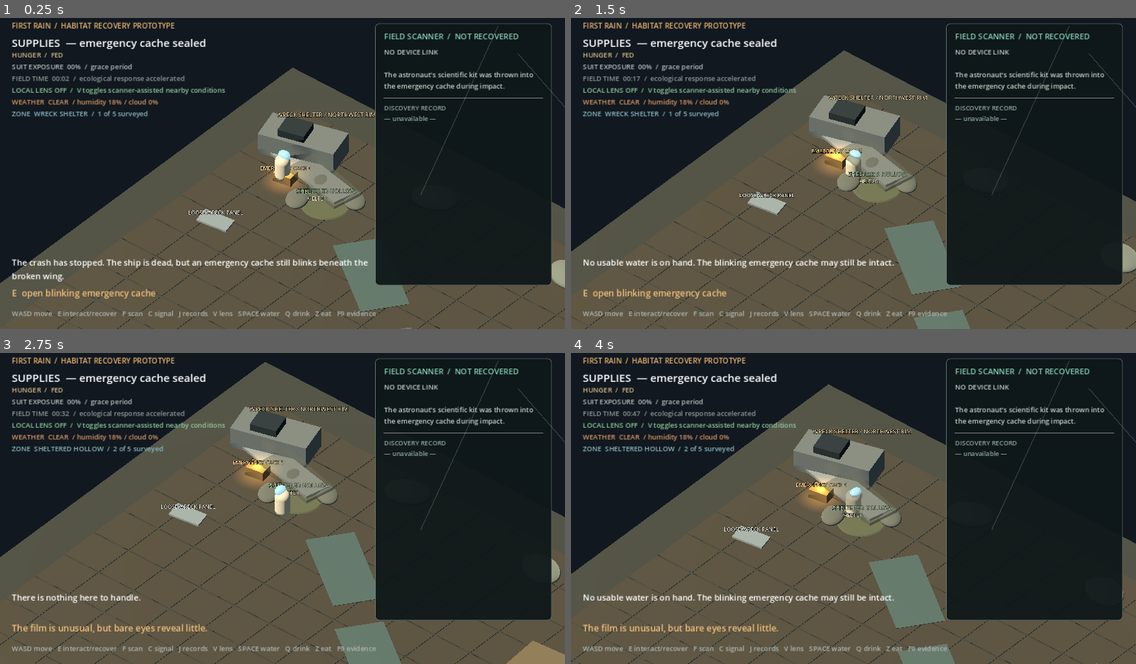
Above: before the commit, frames 1-4 (two rows, left to right).
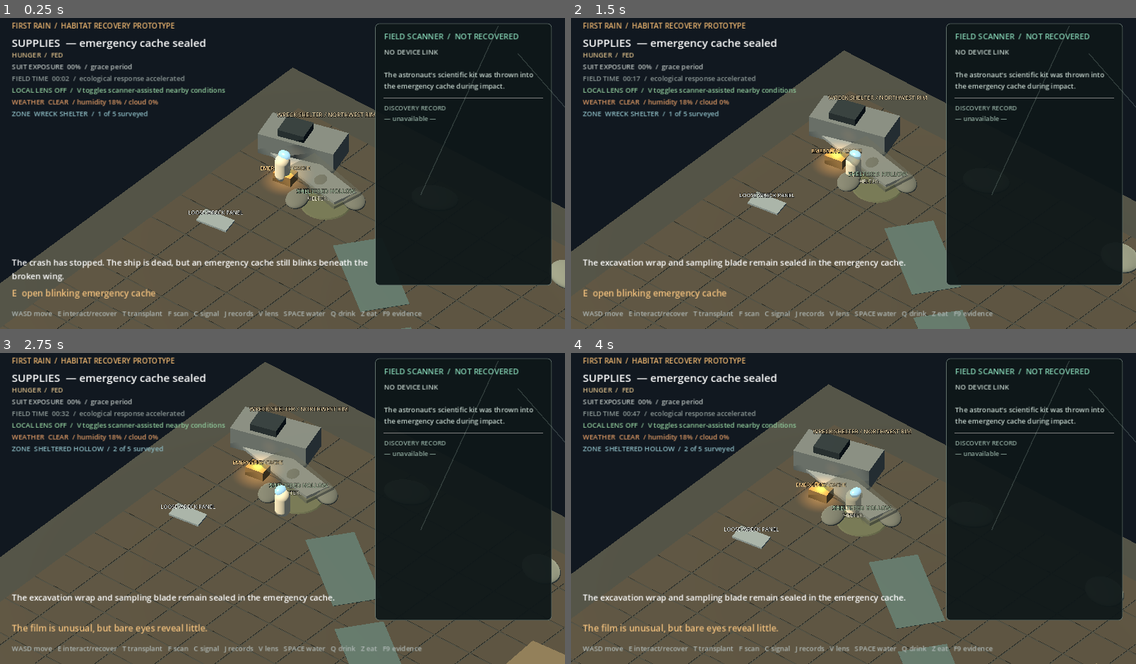
Above: after the commit, the same moments.

Repository: mmullen200/first-rain
Game: Godot game, scene res://main.tscn
The game is run twice, just before and just after one commit, with the same random seed, the same clock (stepped at 60 frames per second) and the same inputs.
Inputs:
- Up to frame 1 (0.25 s): no input
- Up to frame 2 (1.5 s): tap Enter at 0.5 s; hold D 0.53-1.28 s; tap T at 0.6, 1.35 s; tap Space at 0.77 s; hold S from 1.28 s (still down)
- Up to frame 3 (2.75 s): tap Space at 1.52 s; release S at 2.03 s; hold D from 2.03 s (still down); hold E from 2.03 s (still down); tap T at 2.3 s
- Up to frame 4 (4 s): release D at 2.78 s; release E at 2.78 s; hold W 2.78-3.53 s; tap F at 2.85 s; tap Space at 3.02, 3.77 s; tap T at 3.05, 3.8 s; hold A from 3.53 s (still down); tap V at 3.6 s

The runs differ from the first frame. In frame 1, 0.5% of the frame differs, in the area x 21-75%, y 94-97%; in frame 2, 1.2%, in the area x 2-75%, y 77-97%; in frame 3, 1.1%; in frame 4, 1.2%.

Commit message:
Add finite living transplants

Diff:
--- a/prototypes/godot-first-interaction/ecology_grid.gd
+++ b/prototypes/godot-first-interaction/ecology_grid.gd
@@ -143,9 +143,10 @@
 			var spreading: float = neighbor_moss * maxf(0.0, local_moisture - 0.1) * moss_suitability * 0.22
 			var moss_growth: float = local_moss * moss_suitability * (0.018 + nutrients[index] * 0.026)
 			var dry_decay: float = local_moss * maxf(0.0, 0.13 - local_moisture) * 0.24
+			var heat_decay: float = local_moss * maxf(0.0, local_temperature - 0.62) * 0.1
 			var toxic_decay: float = local_moss * maxf(0.0, local_toxicity - 0.5) * 0.16
 			var turnover: float = local_moss * 0.012
-			var moss_loss: float = dry_decay + toxic_decay + turnover
+			var moss_loss: float = dry_decay + heat_decay + toxic_decay + turnover
 
 			next_moss[index] = clamp(local_moss + awakening + spreading + moss_growth - moss_loss, 0.0, 1.0)
 			next_dormant[index] = clamp(dormant_moss[index] - awakening * 0.55, 0.0, 1.0)
@@ -182,7 +183,7 @@
 			var rhizome_awakening: float = dormant_rhizome[index] * maxf(0.0, local_moss + local_crust - 0.08) * rhizome_suitability * 0.045
 			var rhizome_spread: float = neighbor_rhizome * rhizome_suitability * 0.016 * (0.45 + pollination[index] * 0.55)
 			var rhizome_growth: float = local_rhizome * rhizome_suitability * 0.022
-			var rhizome_stress: float = local_rhizome * (maxf(0.0, 0.12 - local_moisture) * 0.08 + local_canopy * 0.006)
+			var rhizome_stress: float = local_rhizome * (maxf(0.0, 0.12 - local_moisture) * 0.08 + maxf(0.0, local_temperature - 0.62) * 0.045 + maxf(0.0, local_toxicity - 0.46) * 0.08 + local_canopy * 0.006)
 			next_rhizome[index] = clampf(local_rhizome + rhizome_awakening + rhizome_spread + rhizome_growth - rhizome_stress, 0.0, 1.0)
 			next_dormant_rhizome[index] = maxf(0.0, dormant_rhizome[index] - rhizome_awakening * 0.45)
 			next_moisture[index] = maxf(0.0, next_moisture[index] - rhizome_growth * 0.038)
@@ -454,6 +455,32 @@
 		_:
 			return 0.0
 	return consumed
+
+
+func extract_living_clump(cell: Vector2i) -> Dictionary:
+	var bounded := Vector2i(clampi(cell.x, 0, WIDTH - 1), clampi(cell.y, 0, HEIGHT - 1))
+	var local_rhizome := resource_amount(bounded, "rhizome")
+	var local_moss := resource_amount(bounded, "moss")
+	var resource := ""
+	var amount := 0.0
+	if local_rhizome >= 0.025:
+		resource = "rhizome"
+		amount = minf(0.08, local_rhizome * 0.4)
+	elif local_moss >= 0.08:
+		resource = "moss"
+		amount = minf(0.12, local_moss * 0.4)
+	if resource == "":
+		return {}
+	var extracted := consume_resource(bounded, resource, amount)
+	if extracted <= 0.0:
+		return {}
+	return {"resource": resource, "amount": extracted, "source_cell": bounded}
+
+
+func place_living_clump(cell: Vector2i, resource: String, amount: float) -> float:
+	if resource not in ["moss", "rhizome"]:
+		return 0.0
+	return float(add_resources(cell, {resource: amount}).get(resource, 0.0))
 
 
 func add_resources(cell: Vector2i, resources: Dictionary) -> Dictionary:
--- a/prototypes/godot-first-interaction/main.gd
+++ b/prototypes/godot-first-interaction/main.gd
@@ -86,6 +86,8 @@
 var carrying_shade := false
 var shade_placed := false
 var shade_placed_cell := Vector2i(-1, -1)
+var clump_marker: MeshInstance3D
+var carried_clump: Dictionary = {}
 var reservoir_established := false
 var reclaimer_intact := true
 var reclaimer_hold_active := false
@@ -215,6 +217,8 @@
 			_request_water_intervention()
 		KEY_E:
 			_interact()
+		KEY_T:
+			_transplant_living_clump()
 		KEY_Q:
 			_use_water_for_survival()
 		KEY_Z:
@@ -308,6 +312,9 @@
 	shade_preview = _create_cylinder(shade_panel_home, 4.0, 0.025, Color(0.25, 0.75, 0.72, 0.28))
 	shade_preview.name = "ShadeFootprintPreview"
 	shade_preview.visible = false
+	clump_marker = _create_cylinder(shade_panel_home, 0.34, 0.22, Color("4fa45e"))
+	clump_marker.name = "CarriedLivingClump"
+	clump_marker.visible = false
 	_create_world_label("LOOSE WRECK PANEL", shade_panel_home + Vector3(0.0, 0.45, 0.0), Color("e4e8e4"), 0.0055)
 
 
@@ -668,7 +675,7 @@
 
 	var controls := Label.new()
 	controls.position = Vector2(24, 606)
-	controls.text = "WASD move   E interact/recover   F scan   C signal   J records   V lens   SPACE water   Q drink   Z eat   F9 evidence"
+	controls.text = "WASD move   E interact/recover   T transplant   F scan   C signal   J records   V lens   SPACE water   Q drink   Z eat   F9 evidence"
 	controls.add_theme_font_size_override("font_size", 14)
 	controls.add_theme_color_override("font_color", Color("aeb7b4"))
 	canvas.add_child(controls)
@@ -806,6 +813,7 @@
 		"field_time": field_time,
 		"ecology": ecology.full_snapshot(),
 		"supplies": {"water": water_doses, "rations": ration_packs, "fresh_food": fresh_food},
+		"carried_clump": carried_clump.duplicate(true),
 		"astronaut": {"position": astronaut.position, "hunger": hunger, "exposure": exposure},
 		"patches": {
 			"hollow": {"state": patches["hollow"]["state"], "shade": patches["hollow"]["shade"]},
@@ -860,6 +868,12 @@
 		shade_preview.visible = true
 	elif shade_preview != null:
 		shade_preview.visible = false
+	if not carried_clump.is_empty():
+		clump_marker.visible = true
+		clump_marker.global_position = astronaut.global_position + Vector3(0.0, 1.25, 0.0)
+		clump_marker.rotation = astronaut.rotation
+	else:
+		clump_marker.visible = false
 
 
 func _update_camera() -> void:
@@ -928,6 +942,12 @@
 		prompt_label.text = "The wreck's blinking cache may contain usable instruments."
 	else:
 		prompt_label.text = "Look for surfaces that seem almost—but not quite—alive."
+	var current_cell: Vector2i = ecology.world_to_cell(Vector2(astronaut.position.x, astronaut.position.z))
+	var current_sample: Dictionary = ecology.cell_snapshot(current_cell.x, current_cell.y)
+	if not carried_clump.is_empty():
+		prompt_label.text += "     T  place carried %s clump" % String(carried_clump["resource"])
+	elif not carrying_shade and (current_sample["moss"] >= 0.08 or current_sample["rhizome"] >= 0.025):
+		prompt_label.text += "     T  lift living clump"
 	if presence_root.visible:
 		prompt_label.text += "     C  signal toward nearby subject"
 	if last_water_hold_active:
@@ -1001,6 +1021,7 @@
 		lines.append(("• " + zone) if visited_zones.has(zone) else "• ?????  /  unvisited")
 	lines.append("")
 	lines.append("SHADE PANEL  " + ("last observed at cell %d,%d" % [shade_placed_cell.x, shade_placed_cell.y] if shade_placed else ("carried" if carrying_shade else "last observed near wreck")))
+	lines.append("LIVING CLUMP  " + ("%s carried" % String(carried_clump.get("resource", "")) if not carried_clump.is_empty() else "none carried"))
 	lines.append("Conditions may have changed since observation.")
 	lines.append("No route or objective is inferred.")
 	return "\n".join(lines)
@@ -1051,6 +1072,9 @@
 			shade_placed = true
 			shade_panel.position = Vector3(dropped_world.x, 0.18, dropped_world.y)
 			ecology.place_equipment_shade(dropped_world)
+		if not carried_clump.is_empty():
+			var dropped_cell: Vector2i = ecology.world_to_cell(Vector2(astronaut.position.x, astronaut.position.z))
+			_place_carried_clump(dropped_cell, true)
 		astronaut.position = Vector3(-5.4, 0.05, -3.1)
 		astronaut.velocity = Vector3.ZERO
 	exposure = 0.0
@@ -1632,6 +1656,9 @@
 		return
 
 	if not carrying_shade and _flat_distance(astronaut.global_position, shade_panel.global_position) < 1.55:
+		if not carried_clump.is_empty():
+			_set_status("The living clump already occupies the astronaut's bulky carry frame. Place it before lifting the panel.")
+			return
 		if shade_placed:
 			ecology.remove_equipment_shade()
 			patches["crust"]["shade"] = false
@@ -1649,6 +1676,60 @@
 		_set_status("There is nothing here to handle.")
 
 
+func _transplant_living_clump() -> void:
+	if not scanner_recovered:
+		_set_status("The excavation wrap and sampling blade remain sealed in the emergency cache.")
+		return
+	if carrying_shade:
+		_set_status("The shade panel occupies the astronaut's bulky carry frame. Place it before lifting living material.")
+		return
+	var cell: Vector2i = ecology.world_to_cell(Vector2(astronaut.position.x, astronaut.position.z))
+	if not carried_clump.is_empty():
+		_place_carried_clump(cell, false)
+		return
+	var extracted: Dictionary = ecology.extract_living_clump(cell)
+	if extracted.is_empty():
+		_set_status("There is no robust living clump here to lift without destroying the patch.")
+		return
+	carried_clump = extracted
+	var command_id := _record_command("extract", "cell:%d,%d" % [cell.x, cell.y], {"resource": extracted["resource"], "amount": extracted["amount"]})
+	last_intervention_event_id = evidence.record_event(ecology.tick, "intervention.living_clump_extracted", "cell:%d,%d" % [cell.x, cell.y], [command_id], {"resource": extracted["resource"], "amount": extracted["amount"]})
+	evidence.checkpoint(ecology.tick, "player_intervention", _evidence_snapshot())
+	_refresh_ecology_visuals()
+	_set_status("The astronaut cuts beneath a %s clump. The donor patch is visibly thinner; the living material now occupies the bulky carry frame." % String(extracted["resource"]))
+
+
+func _place_carried_clump(cell: Vector2i, forced_drop: bool) -> void:
+	var resource := String(carried_clump["resource"])
+	var amount := float(carried_clump["amount"])
+	var source_cell: Vector2i = carried_clump["source_cell"]
+	if cell == source_cell and not forced_drop:
+		_set_status("This is the disturbed donor cell. Carry the clump elsewhere before setting it down.")
+		return
+	if ecology.resource_amount(cell, resource) >= 0.72:
+		_set_status("This cell is already too densely occupied to receive the clump intact.")
+		return
+	var sample: Dictionary = ecology.cell_snapshot(cell.x, cell.y)
+	var accepted: float = ecology.place_living_clump(cell, resource, amount)
+	if accepted <= 0.0:
+		_set_status("The clump cannot be seated in this cell.")
+		return
+	carried_clump = {}
+	ecology_started = true
+	var command_id := _record_command("drop" if forced_drop else "transplant", "cell:%d,%d" % [cell.x, cell.y], {"resource": resource, "amount": accepted, "source_cell": source_cell})
+	last_intervention_event_id = evidence.record_event(ecology.tick, "intervention.living_clump_dropped" if forced_drop else "intervention.living_clump_transplanted", "cell:%d,%d" % [cell.x, cell.y], [command_id], {"resource": resource, "amount": accepted, "source_cell": source_cell, "moisture": sample["moisture"], "temperature": sample["temperature"], "toxicity": sample["toxicity"]})
+	evidence.checkpoint(ecology.tick, "player_intervention", _evidence_snapshot())
+	_refresh_ecology_visuals()
+	if forced_drop:
+		return
+	if sample["toxicity"] >= 0.5 or sample["temperature"] >= 0.62:
+		_set_status("The %s clump is seated, but its edges curl against the hot, toxic ground. Survival will require observation." % resource)
+	elif sample["moisture"] < 0.13:
+		_set_status("The %s clump is seated intact, but the exposed edges are already drying. Its fate is not yet settled." % resource)
+	else:
+		_set_status("The %s clump is seated intact. The source has paid the cost; only later growth or decay will show whether this site works." % resource)
+
+
 func _request_reclaimer_dismantle() -> void:
 	if reclaimer_hold_active:
 		return
@@ -1685,7 +1766,8 @@
 	visited_zones[current_zone] = true
 	zone_label.text = "ZONE  %s  /  %d of 5 surveyed" % [current_zone, visited_zones.size()]
 	if cache_opened:
-		water_label.text = "WATER %d     RATIONS %d     FRESH FOOD %d" % [water_doses, ration_packs, fresh_food]
+		var bulky := "     BULKY  %s CLUMP" % String(carried_clump["resource"]).to_upper() if not carried_clump.is_empty() else ("     BULKY  SHADE PANEL" if carrying_shade else "")
+		water_label.text = "WATER %d     RATIONS %d     FRESH FOOD %d%s" % [water_doses, ration_packs, fresh_food, bulky]
 	else:
 		water_label.text = "SUPPLIES  — emergency cache sealed"
 	var exposure_state := "grace period"
Not shown, added: AGENTS.md
Not shown, changed: prototypes/godot-first-interaction/README.md
